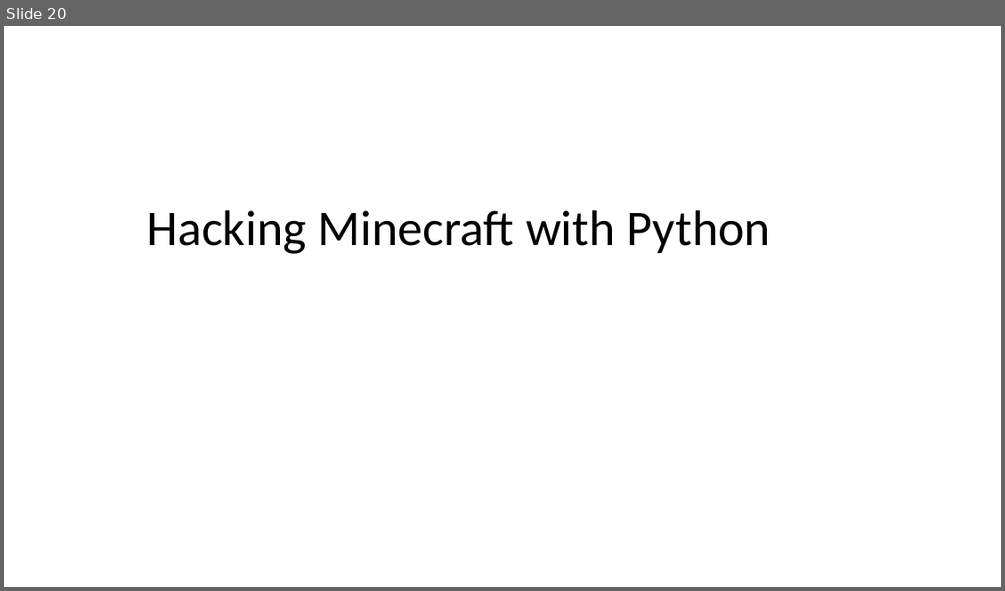
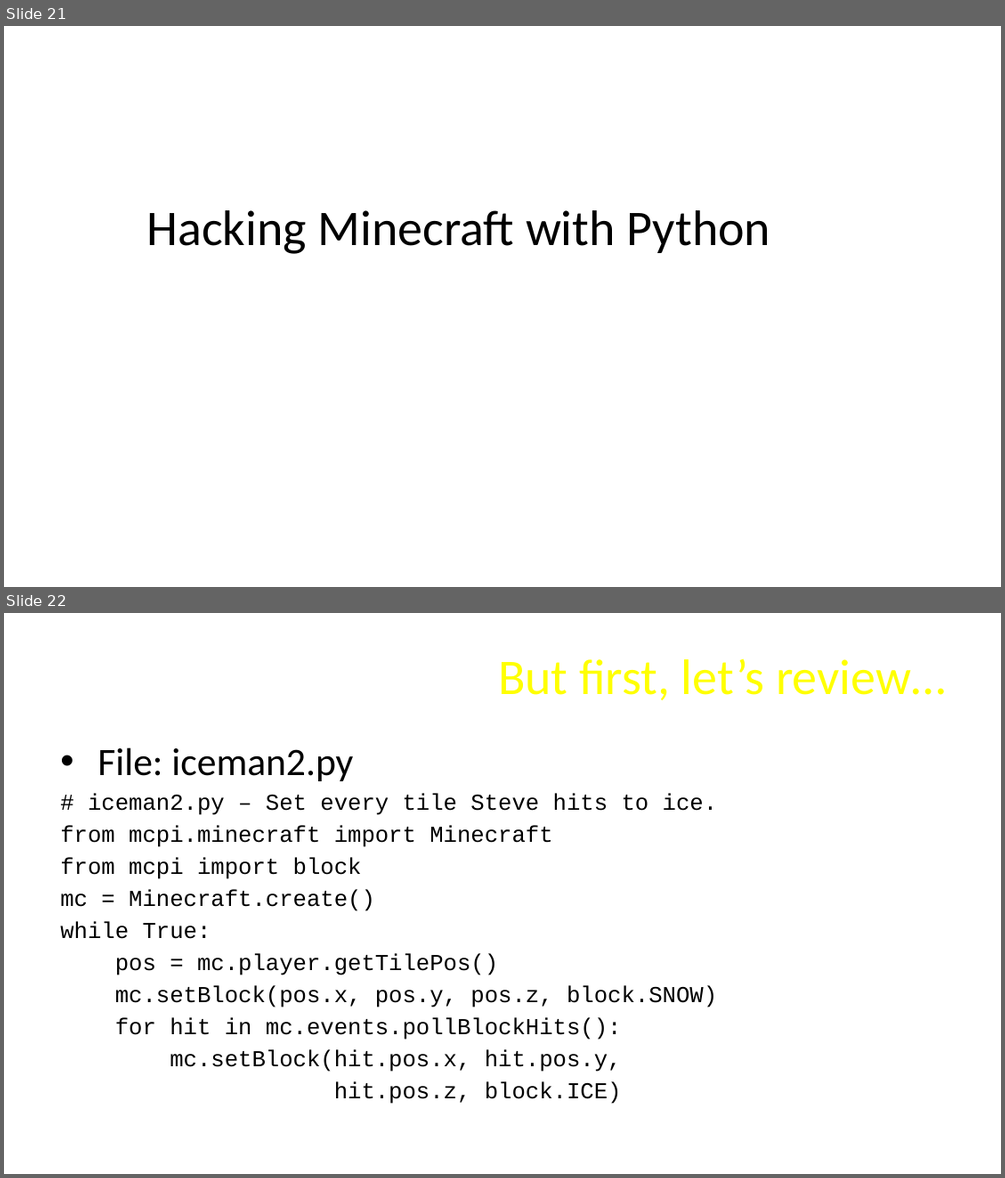
Before and after one commit to ChuckBell/Mines-Minerals-and-Minecraft, a slide deck: slides/Lesson5.pptx. Shown one above the other, each under a label of ours: slide 20 before the commit, slides 21 and 22 after it. The pictures are 1005x591 and 1005x1178 pixels, drawn with LibreOffice and Linux fonts; fonts in the diff are those of the drawing; background and template pictures are left out. Boxes give left, top, right and bottom in pixels: in the first picture for what was removed or moved away, otherwise in the second. Text is boxed around its words. In the diff, an @@ line names an element or a change of style, - is before the commit and + after.

```diff
--- a/slides/Lesson5.pptx
+++ b/slides/Lesson5.pptx
@@ slide 22 added at [4,613,1001,1174], background picture (left out) @@
@@ title added at [498,658,946,700], 48 pt, text #FFFF00 @@
+But first, let’s review…
@@ text added at [60,747,718,1103], 22 pt, text #000000 @@
+• File: iceman2.py
+# iceman2.py – Set every tile Steve hits to ice.
+from mcpi.minecraft import Minecraft
+from mcpi import block
+mc = Minecraft.create()
+while True:
+pos = mc.player.getTilePos()
+mc.setBlock(pos.x, pos.y, pos.z, block.SNOW)
+for hit in mc.events.pollBlockHits():
+mc.setBlock(hit.pos.x, hit.pos.y,
+hit.pos.z, block.ICE)
@@ what was slide 20 is now slide 21 @@
```
Also in this commit, not shown: 1 slide changed, 1 other slide added.
